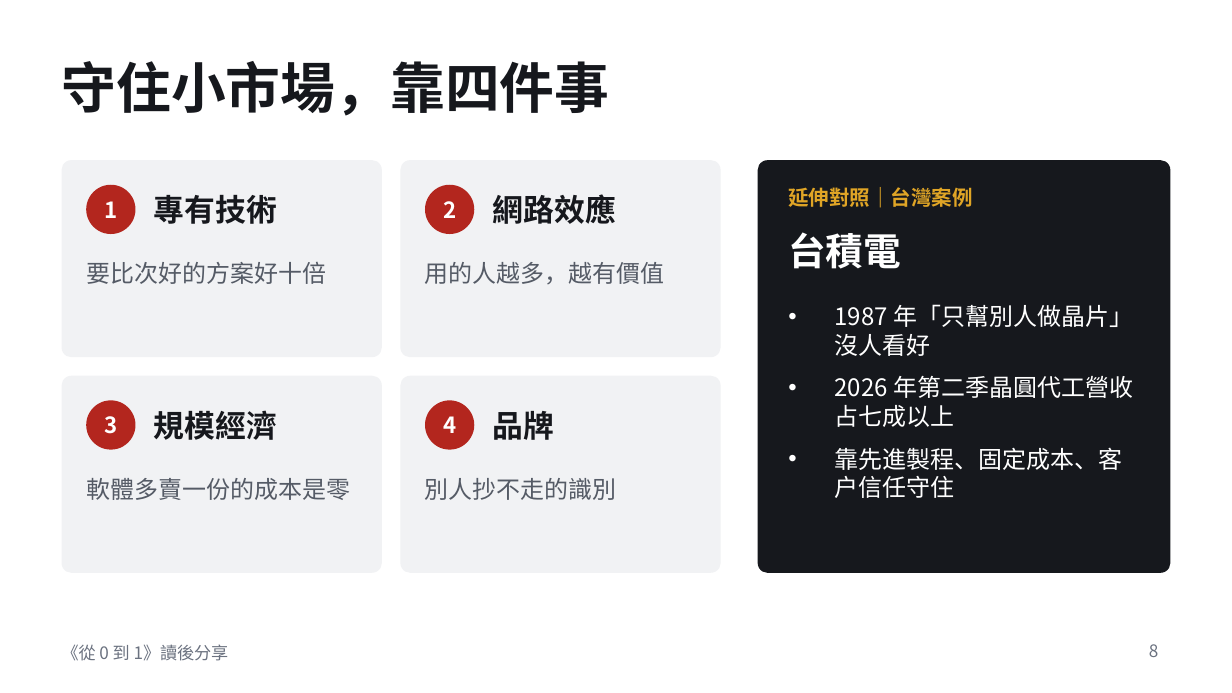
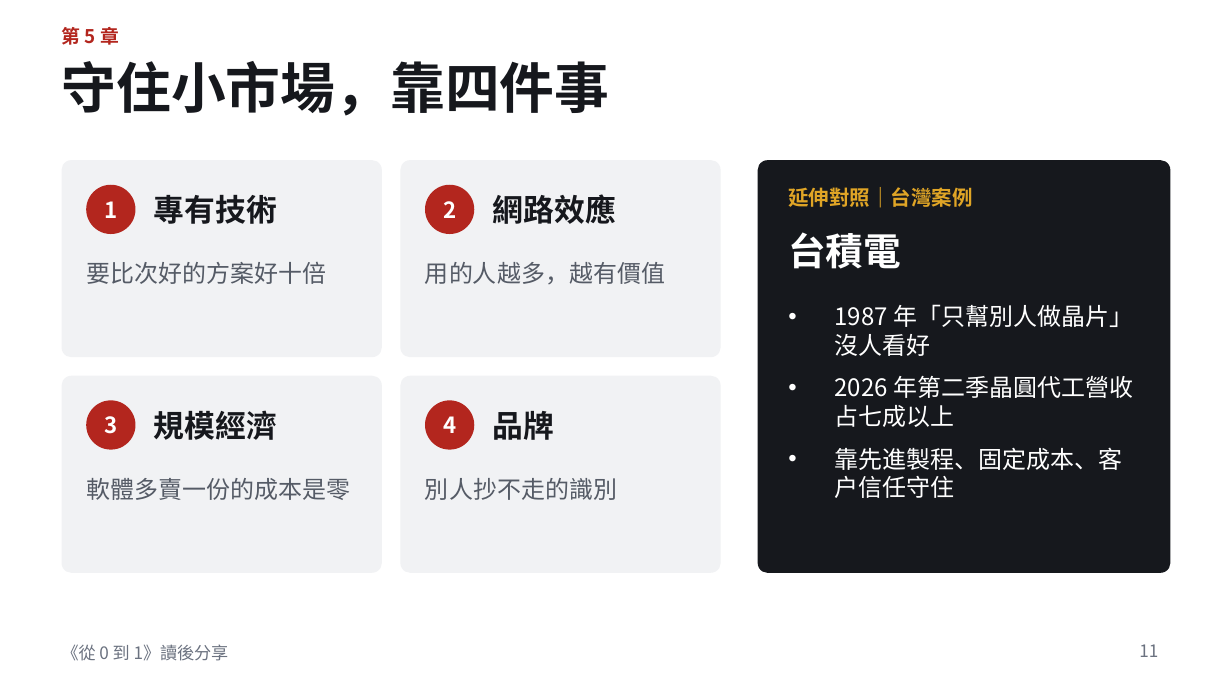
Before and after one commit to LuoGuoFong/TEST, a slide deck: slide 11 of zero-to-one-book-share.pptx (slide 8 before the commit). Drawn at 1232x693 pixels with LibreOffice and Linux fonts; fonts in the diff are those of the drawing. Boxes give left, top, right and bottom in pixels: in the first picture for what was removed or moved away, otherwise in the second. Text is boxed around its words. In the diff, an @@ line names an element or a change of style, - is before the commit and + after.

```diff
--- a/zero-to-one-book-share.pptx
+++ b/zero-to-one-book-share.pptx
@@ text added at box(62, 27, 119, 45), 11 pt, text #B3261E, bold @@
+第 5 章
@@ page number at box(1139, 644, 1158, 657): text changed @@
-8
+11
```
Also in this commit, not shown: 8 other slides changed, 11 slides added, 1 slide removed.
